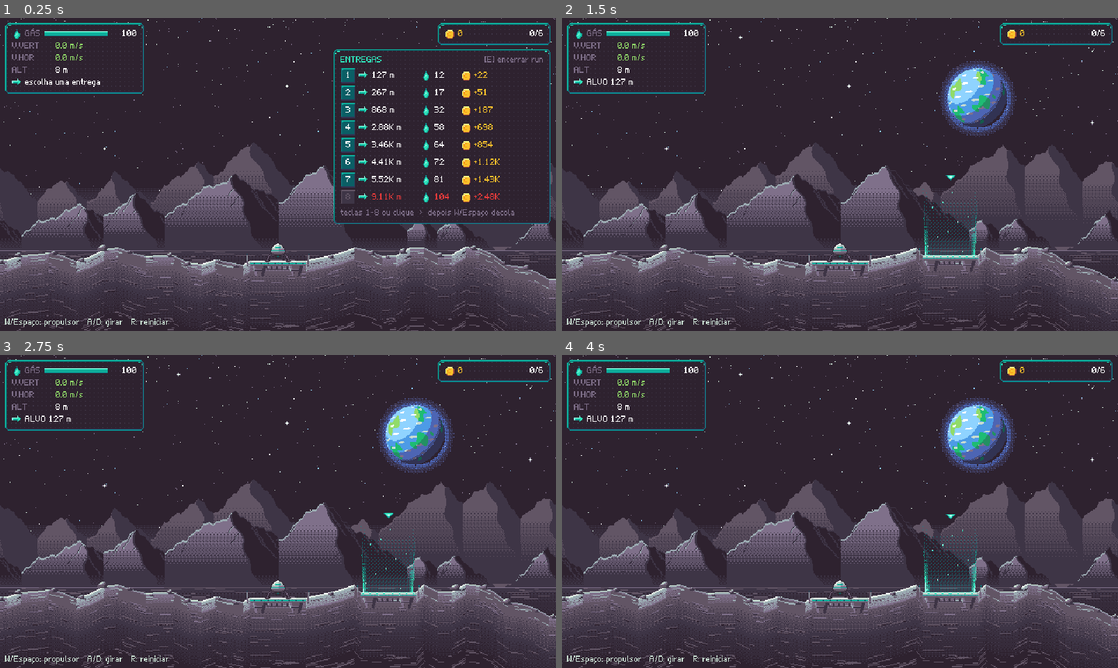
Above: before the commit, frames 1-4 (two rows, left to right).
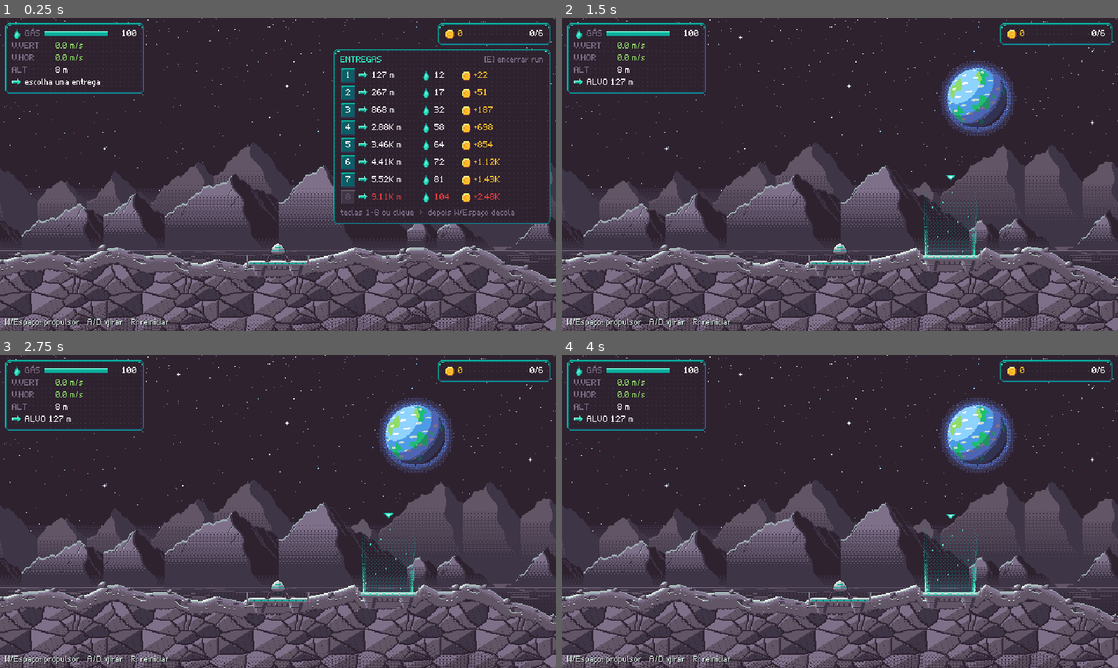
Above: after the commit, the same moments.

Repository: valdersonjr/incremental-lander
Game: Godot game, scene res://game/main.tscn
Two runs of this game, one before a commit and one after it. Both use one fixed random seed, a clock stepped at 60 frames per second and the inputs below.
Inputs (mouse positions are in pixels of both pictures, inside the frame that each line leads up to):
- Up to frame 1 (0.25 s): no input
- Up to frame 2 (1.5 s): click "1" at 0.5 s; tap Enter (confirm) at 1.25 s; move the mouse to (962, 158) at 1.27 s; hold D (rotate_right) from 1.28 s (still down); hold Enter (confirm) from 1.28 s (still down); click (962, 158) at 1.42 s
- Up to frame 3 (2.75 s): release D (rotate_right) at 2 s; release Enter (confirm) at 2 s; drag from (166, 527) to (250, 574) at 2.02 s
- Up to frame 4 (4 s): move the mouse to (895, 442) at 2.77 s; hold D (rotate_right) 2.78-3.5 s; tap 1 at 2.85 s; drag from (812, 574) to (673, 464) at 3.52 s

The runs differ from the first frame. In frame 1, 13% of the frame differs, in the area x 0-100%, y 73-100%; in frame 2, 13%; in frame 3, 13%; in frame 4, 13%.

Commit message:
Fase 8: terreno da Lua em blocos de basalto (crosta + corpo alinhado ao mundo + escurecimento)
Co-Authored-By: Claude Opus 5.5 <noreply@anthropic.com>
Claude-Session: https://claude.ai/code/session_01JhKCi9Us7j2H5LJGQ5fDNT

Diff:
--- a/assets/bg/luna_layers.json
+++ b/assets/bg/luna_layers.json
@@ -9,7 +9,10 @@
   "mid_y": 0,
   "plain_y": 267,
   "deep_color": "#2e222f",
-  "strip_depth": 176,
+  "strip_depth": 26,
+  "body_texture": "res://assets/tiles/luna_body.png",
+  "depth_texture": "res://assets/tiles/luna_depth.png",
+  "depth_depth": 176,
   "strip_width": 128,
   "face_slope": 0.15,
   "rock_cell": [
--- a/game/terrain/terrain.gd
+++ b/game/terrain/terrain.gd
@@ -28,6 +28,8 @@
 @onready var _surface: Line2D = %Surface
 @onready var _collision: CollisionShape2D = %Collision
 @onready var _bands: Dictionary = {"lit": %BandLit, "flat": %BandFlat, "shade": %BandShade}
+@onready var _body_band: Polygon2D = %BodyBand
+@onready var _depth_band: Polygon2D = %DepthBand
 @onready var _pads_root: Node2D = %Pads
 @onready var _beam: AnimatedSprite2D = %Beam
 @onready var _marker: AnimatedSprite2D = %Marker
@@ -49,6 +51,8 @@
 		_surface.visible = true
 		for b: Polygon2D in _bands.values():
 			b.visible = false
+		_body_band.visible = false
+		_depth_band.visible = false
 		_rocks.clear()
 		_rock_frames = 1
 	else:
@@ -112,12 +116,28 @@
 		b.uv = g["uv"]
 		b.polygons = g["polygons"]
 		b.visible = true
+	# corpo rochoso alinhado ao mundo + escurecimento com a profundidade (opcional no contrato do planeta)
+	var has_body := meta.has("body_texture")
+	_body_band.visible = has_body
+	_depth_band.visible = has_body
+	if has_body:
+		var dd := float(meta["depth_depth"])
+		_set_band(_body_band, TerrainArt.band_all(ridge, dd, true), str(meta["body_texture"]))
+		_set_band(_depth_band, TerrainArt.band_all(ridge, dd, false), str(meta["depth_texture"]))
 	_rock_tex = load("res://assets/sprites/%s_rocks.png" % planet_id) as Texture2D
 	var cell: Array = meta["rock_cell"]
 	_rock_cell = Vector2(float(cell[0]), float(cell[1]))
 	_rocks = TerrainArt.rock_spots(ridge, pads, seed_value, meta)
 	_rock_frames = int(meta.get("rock_frames", 1))
 	_rock_ms = float(meta.get("rock_ms", 200.0))
+
+
+func _set_band(b: Polygon2D, g: Dictionary, texture_path: String) -> void:
+	b.texture = load(texture_path) as Texture2D
+	b.polygons = []
+	b.polygon = g["polygon"]
+	b.uv = g["uv"]
+	b.polygons = g["polygons"]
 
 
 func _process(delta: float) -> void:
--- a/game/terrain/terrain.tscn
+++ b/game/terrain/terrain.tscn
@@ -11,6 +11,18 @@
 unique_name_in_owner = true
 show_behind_parent = true
 color = Color(0.243, 0.208, 0.275, 1)
+
+[node name="BodyBand" type="Polygon2D" parent="."]
+unique_name_in_owner = true
+visible = false
+show_behind_parent = true
+texture_repeat = 2
+
+[node name="DepthBand" type="Polygon2D" parent="."]
+unique_name_in_owner = true
+visible = false
+show_behind_parent = true
+texture_repeat = 2
 
 [node name="BandLit" type="Polygon2D" parent="."]
 unique_name_in_owner = true
--- a/scripts/world/terrain_art.gd
+++ b/scripts/world/terrain_art.gd
@@ -50,6 +50,26 @@
 		g["uv"] = uv
 		(g["polygons"] as Array).append(PackedInt32Array([n, n + 1, n + 2, n + 3]))
 	return out
+
+
+## Faixa unica (todas as faces) de altura depth abaixo do contorno: {"polygon", "uv", "polygons"}.
+## world_uv = true -> UV = posicao no mundo (textura NAO cisalha: corpo rochoso); senao UV como em band().
+static func band_all(ridge: PackedVector2Array, depth: float, world_uv: bool) -> Dictionary:
+	var poly := PackedVector2Array()
+	var uv := PackedVector2Array()
+	var polygons: Array = []
+	for i in ridge.size() - 1:
+		var a := ridge[i]
+		var b := ridge[i + 1]
+		var n := poly.size()
+		var quad := [a, b, b + Vector2(0, depth), a + Vector2(0, depth)]
+		poly.append_array(quad)
+		if world_uv:
+			uv.append_array(quad)
+		else:
+			uv.append_array([Vector2(a.x, 0), Vector2(b.x, 0), Vector2(b.x, depth), Vector2(a.x, depth)])
+		polygons.append(PackedInt32Array([n, n + 1, n + 2, n + 3]))
+	return {"polygon": poly, "uv": uv, "polygons": polygons}
 
 
 ## Pedregulhos sobre o contorno, fora das plataformas: [{"pos": canto sup. esq. da celula, "frame": int}].
--- a/tests/unit/world/test_terrain_art.gd
+++ b/tests/unit/world/test_terrain_art.gd
@@ -21,6 +21,16 @@
 	assert_almost(lit[3].y - lit[0].y, 88.0)
 	assert_almost(lit[3].x, lit[0].x)
 	assert_eq(g["lit"]["uv"][1], Vector2(16, 0), "uv x = x do mundo (textura repete)")
+
+
+func test_faixa_unica_com_uv_do_mundo_nao_cisalha() -> void:
+	var ridge := PackedVector2Array([Vector2(0, 0), Vector2(16, -10), Vector2(32, -10)])
+	var w := TerrainArt.band_all(ridge, 176.0, true)
+	var s := TerrainArt.band_all(ridge, 176.0, false)
+	assert_eq((w["polygons"] as Array).size(), 2)
+	assert_eq(w["uv"], w["polygon"], "corpo: uv = posicao no mundo (rochas nao deformam na encosta)")
+	assert_eq(s["uv"][1], Vector2(16, 0), "escurecimento: uv cisalhado como as faixas")
+	assert_eq(s["uv"][2], Vector2(16, 176))
 
 
 func test_pedregulhos_fora_das_plataformas_e_deterministicos() -> void:
Binary file added: assets/tiles/luna_body.png
Not shown, added: assets/tiles/luna_body.png.import
Binary file added: assets/tiles/luna_depth.png
Not shown, added: assets/tiles/luna_depth.png.import
Binary file changed: assets/tiles/luna_ground_flat.png
Binary file changed: assets/tiles/luna_ground_lit.png
Binary file changed: assets/tiles/luna_ground_shade.png
Not shown, changed: .claude/skills/pixel-art/references/patterns/INDEX.md
Not shown, added: .claude/skills/pixel-art/references/patterns/moon-ground.md
Not shown, changed: .claude/skills/pixel-art/references/patterns/moon-scene.md
Not shown, changed: art/src/bg/moon_scene.py
Not shown, added: art/src/terrain/moon_ground.py
(and 4 more such lines)
